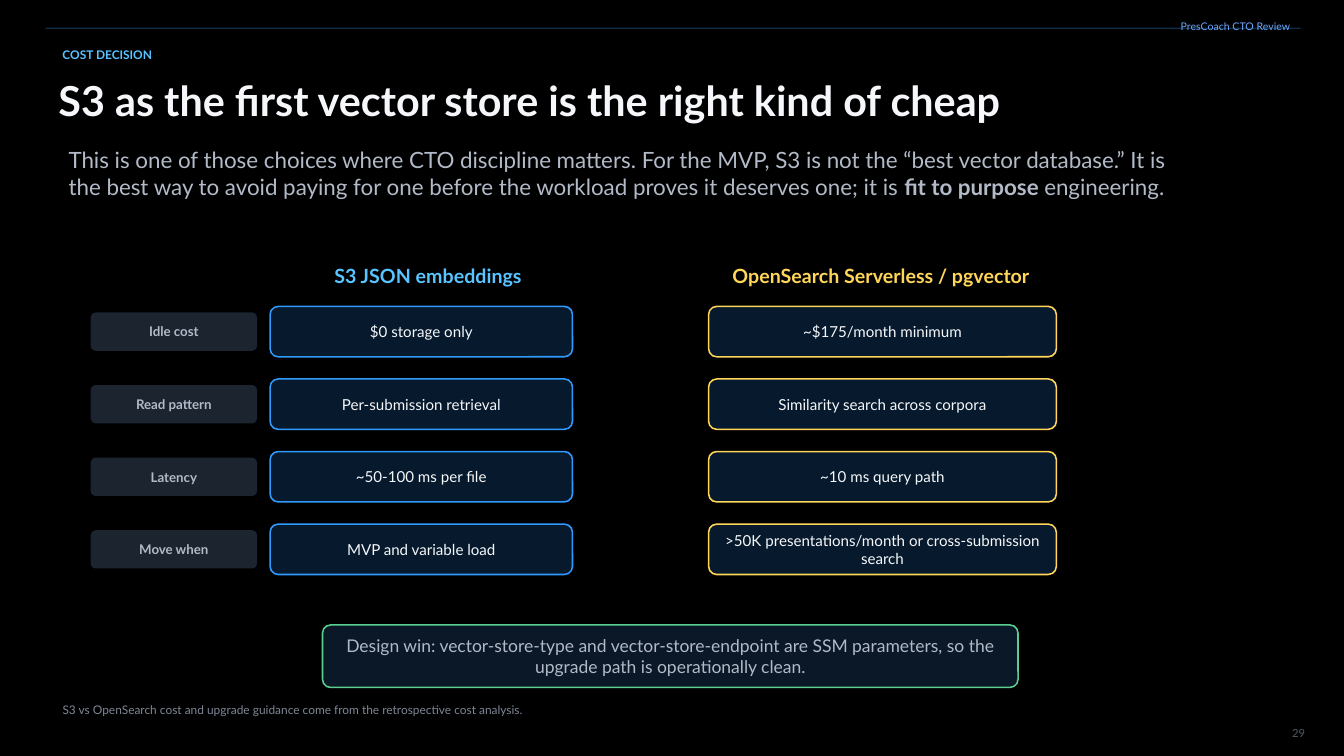
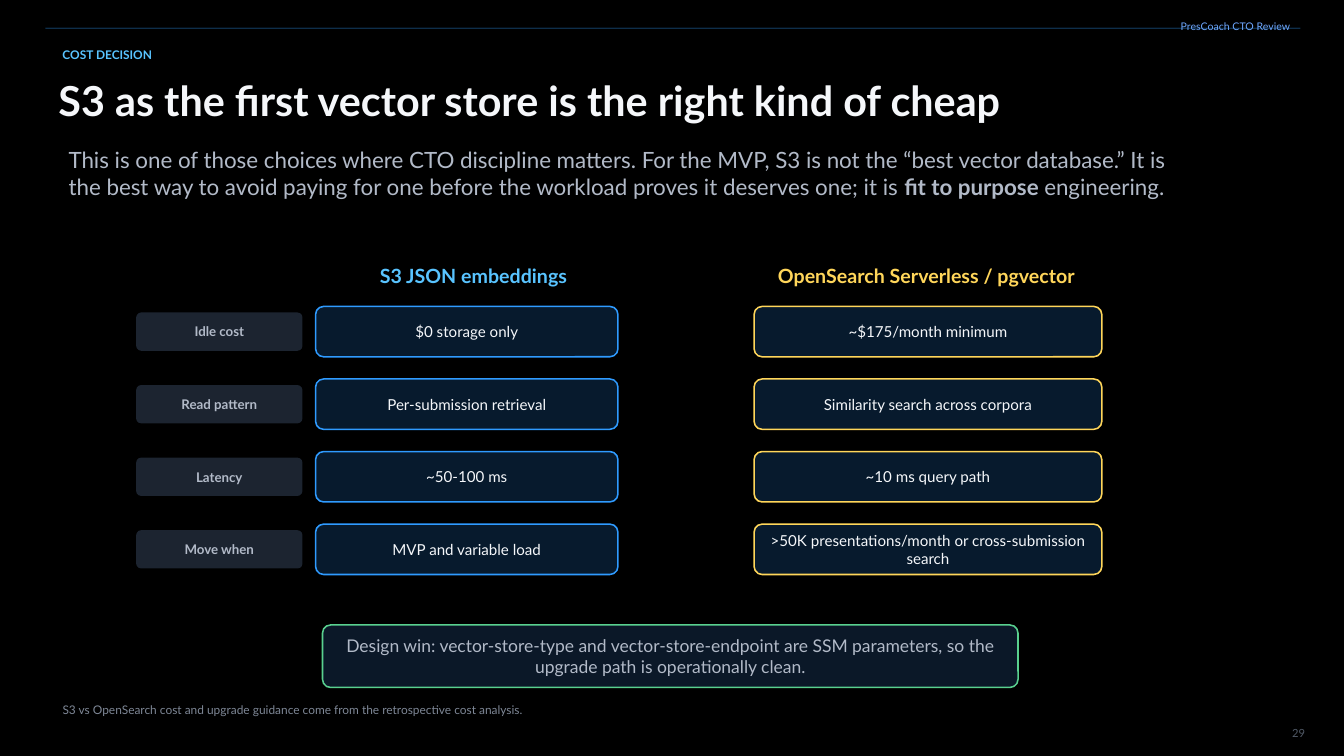
Before and after one commit to michaelgeiser/kiro-agentcore-app, a slide deck: slide 29 of documentation/AI Presentation Coach.pptx. Drawn at 1344x756 pixels with LibreOffice and Linux fonts; fonts in the diff are those of the drawing. Boxes give left, top, right and bottom in pixels: in the first picture for what was removed or moved away, otherwise in the second. Text is boxed around its words. In the diff, an @@ line names an element or a change of style, - is before the commit and + after.

```diff
--- a/documentation/AI Presentation Coach.pptx
+++ b/documentation/AI Presentation Coach.pptx
@@ 12 rounded rectangles, 2 texts: place and size @@
-12 rounded rectangles, 2 texts at box(91, 268, 1057, 575)
+12 rounded rectangles, 2 texts at box(136, 268, 1102, 575)
@@ text in rounded rectangle at box(426, 471, 507, 482): text changed @@
-~50-100 ms per file
+~50-100 ms
```
Also in this commit, not shown: 4 other slides changed, 3 other files.
